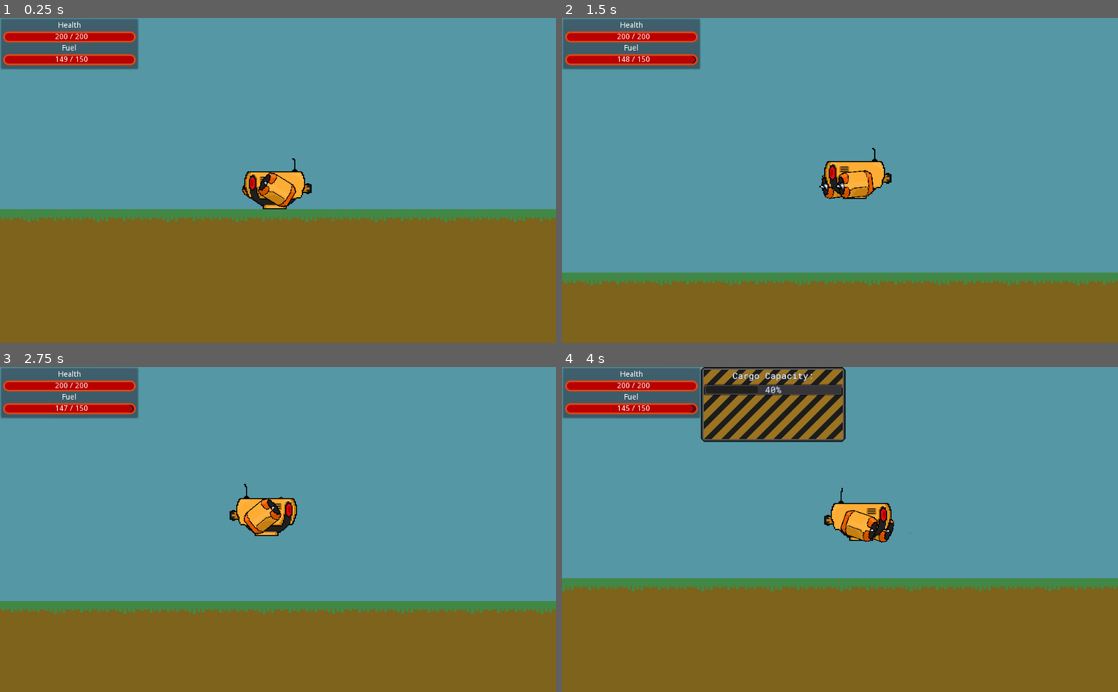
Above: before the commit, frames 1-4 (two rows, left to right).
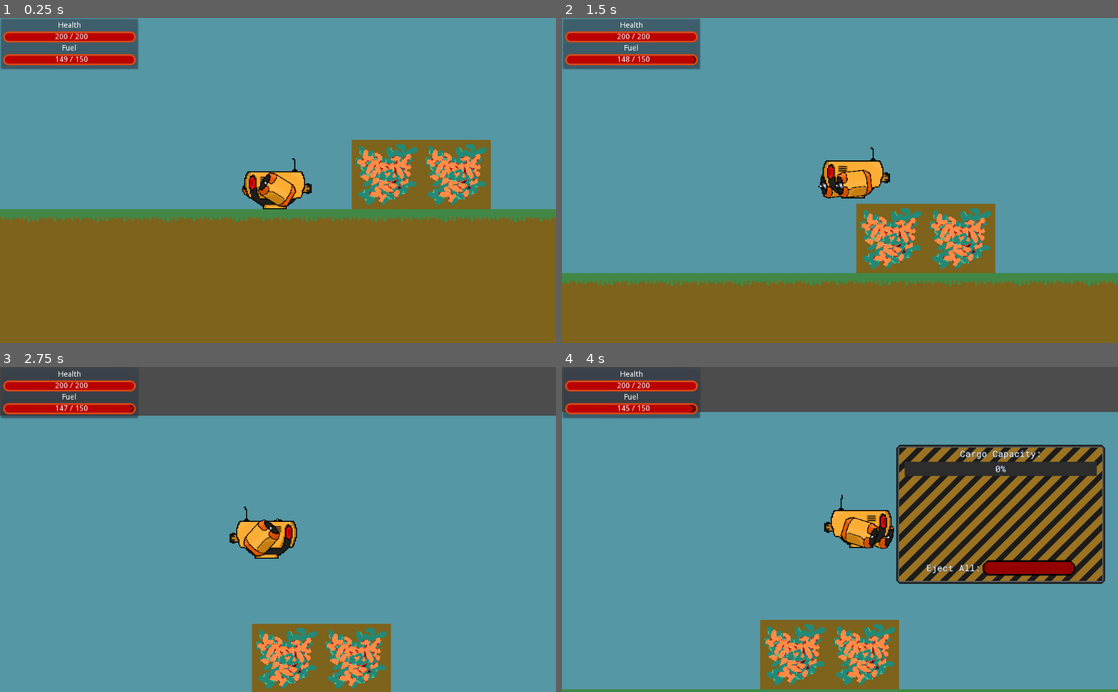
Above: after the commit, the same moments.

Repository: G3orge26/Deeper
Game: Godot game, scene res://Scenes/World/World.tscn
Two runs of this game, one before a commit and one after it. Both use one fixed random seed, a clock stepped at 60 frames per second and the inputs below.
Inputs (mouse positions are in pixels of both pictures, inside the frame that each line leads up to):
- Up to frame 1 (0.25 s): no input
- Up to frame 2 (1.5 s): move the mouse to (962, 164) at 0.52 s; press the mouse at (962, 164) at 0.53 s; hold D (right) from 0.53 s (still down); tap W (up) at 0.77, 0.8, 1.07, 1.35 s; move the mouse to (728, 196) at 1.27 s; release the mouse at (728, 196) at 1.28 s
- Up to frame 3 (2.75 s): tap W (up) at 1.52, 1.82, 2.3 s; click (166, 545) at 1.55 s; move the mouse to (333, 458) at 2.02 s; release D (right) at 2.03 s; hold A (left) from 2.03 s (still down); tap F6 (F6) at 2.1 s
- Up to frame 4 (4 s): move the mouse to (812, 594) at 2.77 s; release A (left) at 2.78 s; hold D (right) from 2.78 s (still down); click (812, 594) at 2.85 s; tap W (up) at 3.02, 3.32, 3.77, 3.8 s; move the mouse to (1006, 578) at 3.52 s; tap Space (Space) at 3.6 s

The runs differ from the first frame. In frame 1, 5.4% of the frame differs, in the area x 63-89%, y 37-59%; in frame 2, 7.1%; in frame 3, 41%; in frame 4, 63%, in the area x 0-100%, y 0-100%.

Commit message:
Inventory Fully Functional
	-known issues:
		If window is open after while loading, bar updates, cargo requires window refresh

Changed Mouse Input Handling

	- _unhandled_input is now used. This allows pressing buttons without extending drills

Diff:
--- a/Assets/Shaders/Map.gdshader
+++ b/Assets/Shaders/Map.gdshader
@@ -9,7 +9,6 @@
     float blue  = (colorRGBA1.b * (255.0 - colorRGBA2.a) + colorRGBA2.b * colorRGBA2.a) / 255.0;
     return vec4(red,green,blue,alpha);
 }
-
 
 void fragment(){
     //vec4 A = texture(TEXTURE, UV);
--- a/Assets/Themes/Container_Theme.tres
+++ b/Assets/Themes/Container_Theme.tres
@@ -23,6 +23,33 @@
 corner_radius_bottom_left = 5
 corner_detail = 1
 
+[sub_resource type="StyleBoxFlat" id=6]
+content_margin_left = 10.0
+content_margin_right = 10.0
+bg_color = Color( 0.180392, 0.180392, 0.180392, 1 )
+border_width_left = 2
+border_width_top = 2
+border_width_right = 2
+border_width_bottom = 2
+border_color = Color( 1, 0.0117647, 0.0117647, 0 )
+expand_margin_left = 2.0
+expand_margin_right = 2.0
+expand_margin_top = 2.0
+expand_margin_bottom = 2.0
+shadow_color = Color( 0.937255, 0.137255, 0.137255, 0 )
+shadow_size = 5
+
+[sub_resource type="StyleBoxFlat" id=7]
+bg_color = Color( 0.0196078, 0.635294, 0, 1 )
+border_width_left = 1
+border_width_top = 1
+border_width_right = 1
+border_width_bottom = 1
+border_color = Color( 0, 0, 0, 1 )
+corner_detail = 1
+shadow_color = Color( 1, 0.282353, 0, 0 )
+shadow_size = 5
+
 [sub_resource type="StyleBoxFlat" id=3]
 bg_color = Color( 0.6, 0.6, 0.6, 0 )
 
@@ -39,6 +66,8 @@
 default_font = SubResource( 5 )
 Panel/styles/panel = SubResource( 1 )
 PanelContainer/styles/panel = SubResource( 2 )
+ProgressBar/styles/bg = SubResource( 6 )
+ProgressBar/styles/fg = SubResource( 7 )
 RichTextLabel/colors/default_color = Color( 0, 0, 0, 1 )
 RichTextLabel/colors/font_color_selected = Color( 0, 0, 0, 1 )
 RichTextLabel/colors/font_color_shadow = Color( 0, 0, 0, 1 )
--- a/Scenes/Player/Player.gd
+++ b/Scenes/Player/Player.gd
@@ -13,8 +13,6 @@
 var gamemap
 var motion = Vector2()
 
-signal block_destroyed(tid)
-
 #Saveable Properties
 
 var HP = 200
@@ -26,11 +24,17 @@
 var time = 0
 
 var drill_power = 1
-var drill_speed = 0.2
+var drill_speed = 0.5
 
 var cargo_max_weight = 500
 var cargo_weight = 0
 var cargo = {}
+
+func _unhandled_input(event):
+	if event.is_action_pressed("Lclick"):
+		ani_fsm.travel("Drill")
+	elif event.is_action_released("Lclick"):
+		ani_fsm.travel("Idle")
 
 func _ready():
 	ani_fsm = $AnimationTree.get("parameters/playback")
@@ -81,11 +85,10 @@
 		# automatic slowing down
 		motion.x = lerp(motion.x, 0, 0.2)
 
-	if Input.is_action_pressed("Lclick"):
-		ani_fsm.travel("Drill")
-		pass
-	elif Input.is_action_just_released("Lclick"):
-		ani_fsm.travel("Idle")
+#	if Input.is_action_pressed("Lclick"):
+#		ani_fsm.travel("Drill")
+#	elif Input.is_action_just_released("Lclick"):
+#		ani_fsm.travel("Idle")
 
 	if is_on_floor():
 		if Input.is_action_just_pressed("up"):
@@ -160,7 +163,6 @@
 	cargo_max_weight = data.cargo_max_weight
 	cargo_weight = data.cargo_weight
 
-
 func check_cargo_weight(loot):
 	# if loot to be added wont fit
 	if cargo_weight + (loot.x * loot.y) > cargo_max_weight:
@@ -177,6 +179,7 @@
 	var goods = check_cargo_weight(loot)
 	cargo[str(tid)] = { "quantity" : goods.x, "weight" : goods.y}
 	cargo_weight += goods.y
+	Globals.Inventory.call("_on_cargo_added", goods, tid)
 
 func update_cargo_entry(loot, tid):
 	var goods = check_cargo_weight(loot)
@@ -186,6 +189,7 @@
 	cur_weight += goods.y
 	cargo[str(tid)] = { "quantity" : cur_quantity, "weight" : cur_weight}
 	cargo_weight += goods.y
+	Globals.Inventory.call("_on_cargo_added", goods, tid)
 
 # loot is a vec2. X contains quantity, Y contains wbase weight
 func update_cargo(loot, tid):
@@ -196,8 +200,18 @@
 
 func _on_loot_block(tid):
 	var loot = GameData.get_loot(tid)
+	# loot is tile that doesnt yield any resources
+	if(loot.x == 0 && loot.y == 0):
+		return
 	update_cargo(loot, tid)
 
 func _on_PlayerChar_block_destroyed(tid):
-
-	pass # Replace with function body.
+	pass # Replace with function body.
+
+# If tid = null, eject all else eject tid only
+func eject_cargo(tid):
+	if(tid == null):
+		cargo = {}
+		cargo_weight = 0
+		return
+	# TO DO, implement single tid ejection
--- /dev/null
+++ b/Scenes/UI/Inventory.gd
@@ -0,0 +1,139 @@
+extends PanelContainer
+
+const FLASH_THRESHOLD	= 0.75
+const FLASH_STEP		= 8
+const FLASH_MIN			= 127
+const FLASH_MAX			= 255
+const CLD_NAME			= 0
+const CLD_WEIGHT		= 1
+
+var world
+onready var bar = $VBoxContainer/MarginContainer/CapacityBar
+var forward: bool = true
+
+
+func _ready():
+	world = get_node("/root/World")
+	Globals.Inventory = self
+	pass # Replace with function body.
+
+func _process(delta):
+	if Input.is_action_just_pressed("Inventory"):
+		self.visible = not self.visible
+	if self.visible:
+		update_weight_bar()
+		weight_bar_animation()
+		bar_flashing()
+
+func bar_flashing():
+	var bar_val = bar.value
+	var bar_max = bar.max_value
+
+	var btheme = bar.theme.get("ProgressBar/styles/bg")
+	var outline_shadow = btheme.get("shadow_color")
+
+	if(bar_val / bar_max < FLASH_THRESHOLD):
+		outline_shadow.a8 = 0
+		btheme.set("shadow_color", outline_shadow)
+		return
+	elif outline_shadow.a8 == 0:
+		forward = true
+		outline_shadow.a8 = FLASH_MIN
+		btheme.set("shadow_color", outline_shadow)
+
+
+	match forward:
+		true:
+			outline_shadow.a8 += FLASH_STEP
+		false:
+			outline_shadow.a8 -= FLASH_STEP
+
+	clamp(outline_shadow.a8, FLASH_MIN, FLASH_MAX)
+
+	match outline_shadow.a8:
+		FLASH_MIN:
+			forward = true
+		FLASH_MAX:
+			forward = false
+
+	btheme.set("shadow_color", outline_shadow)
+
+
+func weight_bar_animation():
+	var value = bar.value
+	var max_val = bar.max_value
+	var btheme = bar.theme
+	var bfg = btheme.get("ProgressBar/styles/fg")
+	var ratio = value/max_val
+	var bar_color = lerp(Color.green, Color.red, ratio)
+	bfg.bg_color = bar_color
+	pass
+
+func update_weight_bar():
+	var player = world.get_node("Player").get_child(0)
+	var inv_weight = player.cargo_weight
+	var inv_max = player.cargo_max_weight
+	bar.max_value = inv_max
+	bar.value = inv_weight
+
+func _on_cargo_added(loot, tid):
+	var loot_name = GameData.get_tid_as_string(tid)
+	var ore_list = $VBoxContainer/ScrollContainer/OreList
+	var entry = ore_list.find_node(loot_name, false, false)
+
+	if entry == null:
+		var new_node = create_inventory_nodes_empty(loot_name)
+		entry = new_node
+
+	var weight_node = entry.get_child(CLD_WEIGHT)
+	var weight = int(weight_node.text)
+	weight += loot.y
+	weight_node.text = str(weight)
+
+func create_inventory_nodes_empty(node_name):
+	var line = HSplitContainer.new()
+	var name_lbl = Label.new()
+	var weight_lbl = Label.new()
+	line.name = node_name
+	name_lbl.name = "ore"
+	name_lbl.align = Label.ALIGN_LEFT
+	name_lbl.text = node_name
+	weight_lbl.name = "weight"
+	weight_lbl.align = Label.ALIGN_RIGHT
+	line.add_child(name_lbl)
+	line.add_child(weight_lbl)
+	$VBoxContainer/ScrollContainer/OreList.add_child(line)
+	return line
+
+func create_inventory_nodes(node_name, weight):
+	var new_node = create_inventory_nodes_empty(node_name)
+	var weight_node = new_node.get_child(CLD_WEIGHT)
+	weight_node.text = str(weight)
+
+func clear_all_inventory_nodes():
+	var orelist = $VBoxContainer/ScrollContainer/OreList
+	var children = orelist.get_children()
+	for child in children:
+		orelist.remove_child(child)
+		child.free()
+
+func _on_Inventory_visible():
+	var player = world.get_node("Player").get_child(0)
+	var inv = player.cargo
+	update_weight_bar()
+	if(self.visible):
+		if inv != null:
+			for tid in inv:
+				var entry = inv.get(tid)
+				var entry_name = GameData.get_tid_as_string(tid)
+				var entry_weight = entry.weight
+				if(entry_weight > 0):
+					create_inventory_nodes(entry_name, entry_weight)
+	else:
+		clear_all_inventory_nodes()
+
+
+func _on_EjectButton_pressed():
+	var player = world.get_node("Player").get_child(0)
+	player.eject_cargo(null)
+	clear_all_inventory_nodes()
--- a/Scenes/UI/Inventory.tscn
+++ b/Scenes/UI/Inventory.tscn
@@ -1,46 +1,170 @@
-[gd_scene load_steps=2 format=2]
+[gd_scene load_steps=7 format=2]
 
 [ext_resource path="res://Assets/Themes/Container_Theme.tres" type="Theme" id=1]
+[ext_resource path="res://Scenes/UI/Inventory.gd" type="Script" id=2]
+
+[sub_resource type="StyleBoxFlat" id=4]
+bg_color = Color( 0.772549, 0.0431373, 0.0431373, 1 )
+border_width_left = 3
+border_width_top = 3
+border_width_right = 3
+border_width_bottom = 3
+border_color = Color( 0.117647, 0.117647, 0.117647, 1 )
+corner_radius_top_left = 8
+corner_radius_top_right = 8
+corner_radius_bottom_right = 8
+corner_radius_bottom_left = 8
+corner_detail = 1
+shadow_color = Color( 1, 0.701961, 0, 1 )
+shadow_size = 5
+
+[sub_resource type="StyleBoxFlat" id=1]
+bg_color = Color( 0.588235, 0, 0, 1 )
+border_width_left = 3
+border_width_top = 3
+border_width_right = 3
+border_width_bottom = 3
+border_color = Color( 0, 0, 0, 1 )
+corner_radius_top_left = 8
+corner_radius_top_right = 8
+corner_radius_bottom_right = 8
+corner_radius_bottom_left = 8
+corner_detail = 1
+shadow_color = Color( 0.611765, 0.0823529, 0.0823529, 0 )
+
+[sub_resource type="StyleBoxFlat" id=2]
+bg_color = Color( 0.431373, 0, 0, 1 )
+border_width_left = 3
+border_width_top = 3
+border_width_right = 3
+border_width_bottom = 3
+border_color = Color( 0, 0, 0, 1 )
+corner_radius_top_left = 8
+corner_radius_top_right = 8
+corner_radius_bottom_right = 8
+corner_radius_bottom_left = 8
+corner_detail = 1
+
+[sub_resource type="Theme" id=3]
+Button/colors/font_color = Color( 0, 0, 0, 1 )
+Button/colors/font_color_disabled = Color( 0, 0, 0, 1 )
+Button/colors/font_color_focus = Color( 0, 0, 0, 1 )
+Button/colors/font_color_hover = Color( 0, 0, 0, 1 )
+Button/colors/font_color_pressed = Color( 0, 0, 0, 1 )
+Button/constants/hseparation = 0
+Button/fonts/font = null
+Button/styles/disabled = null
+Button/styles/focus = null
+Button/styles/hover = SubResource( 4 )
+Button/styles/normal = SubResource( 1 )
+Button/styles/pressed = SubResource( 2 )
 
 [node name="Inventory" type="PanelContainer"]
-margin_right = 266.0
-margin_bottom = 138.0
-rect_min_size = Vector2( 266, 138 )
+margin_left = 512.0
+margin_top = 128.0
+margin_right = 896.0
+margin_bottom = 384.0
+rect_min_size = Vector2( 256, 128 )
 theme = ExtResource( 1 )
+script = ExtResource( 2 )
+__meta__ = {
+"_edit_group_": true
+}
 
 [node name="Panel" type="Panel" parent="."]
 margin_left = 5.0
 margin_top = 5.0
-margin_right = 261.0
-margin_bottom = 133.0
+margin_right = 379.0
+margin_bottom = 251.0
 theme = ExtResource( 1 )
 
 [node name="VBoxContainer" type="VBoxContainer" parent="."]
 margin_left = 5.0
 margin_top = 5.0
-margin_right = 261.0
-margin_bottom = 133.0
+margin_right = 379.0
+margin_bottom = 251.0
+alignment = 1
 
-[node name="Label" type="Label" parent="VBoxContainer"]
-margin_right = 256.0
+[node name="Cargo Capacity" type="Label" parent="VBoxContainer"]
+margin_right = 374.0
 margin_bottom = 22.0
 text = "Cargo Capacity:"
 align = 1
 
-[node name="ProgressBar" type="ProgressBar" parent="VBoxContainer"]
+[node name="MarginContainer" type="MarginContainer" parent="VBoxContainer"]
 margin_top = 26.0
-margin_right = 256.0
-margin_bottom = 48.0
+margin_right = 374.0
+margin_bottom = 52.0
+custom_constants/margin_right = 10
+custom_constants/margin_left = 10
+
+[node name="CapacityBar" type="ProgressBar" parent="VBoxContainer/MarginContainer"]
+margin_left = 10.0
+margin_right = 364.0
+margin_bottom = 26.0
+size_flags_horizontal = 3
+size_flags_vertical = 3
+theme = ExtResource( 1 )
 step = 1.0
-value = 40.0
+value = 50.0
 
 [node name="ScrollContainer" type="ScrollContainer" parent="VBoxContainer"]
-margin_top = 52.0
-margin_right = 256.0
-margin_bottom = 128.0
+margin_top = 56.0
+margin_right = 374.0
+margin_bottom = 204.0
 size_flags_horizontal = 3
 size_flags_vertical = 3
 
 [node name="OreList" type="VBoxContainer" parent="VBoxContainer/ScrollContainer"]
+margin_right = 374.0
+size_flags_horizontal = 3
+
+[node name="Ore_name" type="HSplitContainer" parent="VBoxContainer/ScrollContainer/OreList"]
+visible = false
 margin_right = 256.0
+margin_bottom = 22.0
+dragger_visibility = 2
+
+[node name="name" type="Label" parent="VBoxContainer/ScrollContainer/OreList/Ore_name"]
+margin_right = 60.0
+margin_bottom = 22.0
+text = "Copper"
+align = 1
+
+[node name="weight" type="Label" parent="VBoxContainer/ScrollContainer/OreList/Ore_name"]
+margin_left = 60.0
+margin_right = 256.0
+margin_bottom = 22.0
+text = "313"
+align = 1
+
+[node name="MarginContainer2" type="MarginContainer" parent="VBoxContainer"]
+margin_top = 208.0
+margin_right = 374.0
+margin_bottom = 246.0
+custom_constants/margin_right = 50
+custom_constants/margin_left = 50
+custom_constants/margin_bottom = 10
+
+[node name="HBoxContainer" type="HBoxContainer" parent="VBoxContainer/MarginContainer2"]
+margin_left = 50.0
+margin_right = 324.0
+margin_bottom = 28.0
+alignment = 1
+
+[node name="EjectLabel" type="Label" parent="VBoxContainer/MarginContainer2/HBoxContainer"]
+margin_top = 3.0
+margin_right = 100.0
+margin_bottom = 25.0
+text = "Eject All:"
+
+[node name="EjectButton" type="Button" parent="VBoxContainer/MarginContainer2/HBoxContainer"]
+margin_left = 104.0
+margin_right = 274.0
+margin_bottom = 28.0
 size_flags_horizontal = 3
+size_flags_vertical = 3
+theme = SubResource( 3 )
+
+[connection signal="visibility_changed" from="." to="." method="_on_Inventory_visible"]
+[connection signal="pressed" from="VBoxContainer/MarginContainer2/HBoxContainer/EjectButton" to="." method="_on_EjectButton_pressed"]
--- a/Scenes/World/TileMap.gd
+++ b/Scenes/World/TileMap.gd
@@ -47,7 +47,7 @@
 	if(last_tile_health > last_tile_max_health):
 		$DMG.visible = false
 		set_cellv(cell, TID.Sky)
-		get_parent().get_parent().get_node("Player").get_child(0).emit_signal("block_destroyed", cell_tid)
+		get_node("/root/World/Player").get_child(0).call("_on_loot_block", cell_tid)
 	last_tile_ttl = TILE_DMG_TTL
 
 func clearDmg():
--- a/Scenes/World/World.tscn
+++ b/Scenes/World/World.tscn
@@ -13,10 +13,10 @@
 
 [node name="Inventory" parent="UI" instance=ExtResource( 5 )]
 visible = false
-margin_left = 256.0
-margin_top = 0.0
-margin_right = 512.0
-margin_bottom = 128.0
+margin_left = 616.0
+margin_top = 144.0
+margin_right = 1000.0
+margin_bottom = 400.0
 
 [node name="Player" type="Node" parent="."]
 
@@ -26,6 +26,4 @@
 [node name="TileMap" type="Node" parent="."]
 
 [node name="Map" parent="TileMap" instance=ExtResource( 1 )]
-tile_data = PoolIntArray( -196609, 4, 0, -262144, 4, 0, -262 …(1669 unchanged characters)…  0, -65524, 4, 0, -65523, 4, 0, -65522, 4, 0, -65521, 4, 0, -65520, 4, 0, -65519, 4, 0, -65518, …(985 unchanged characters)…
-
-[connection signal="block_destroyed" from="Player/PlayerChar" to="Player/PlayerChar" method="_on_loot_block"]
+tile_data = PoolIntArray( -196609, 4, 0, -262144, 4, 0, -262 …(1669 unchanged characters)…  0, -65524, 4, 0, -65523, 4, 0, -65522, 2, 0, -65521, 2, 0, -65520, 4, 0, -65519, 4, 0, -65518, …(985 unchanged characters)…
--- a/Scripts/GameData.gd
+++ b/Scripts/GameData.gd
@@ -4,9 +4,19 @@
 # about various blocks in the game
 var BlockData = {}
 
+# Array [tid]: blockName, populated after json is read
+var BlockName = []
+
 func _ready():
 	load_block_data()
+	retrieve_names()
 	pass # Replace with function body.
+
+func retrieve_names():
+	for tid in BlockData:
+		var entry = BlockData.get(str(tid))
+		BlockName.push_back(entry.name)
+	pass
 
 func load_block_data():
 	var block_data_file = File.new()
@@ -27,6 +37,9 @@
 		if block.has("hp"):
 			return block["hp"]
 
+func get_tid_as_string(tid):
+	return BlockName[int(tid)]
+
 func get_loot(tid):
 	if BlockData.has(str(tid)):
 		var block = BlockData[str(tid)]
--- /dev/null
+++ b/Scripts/Globals.gd
@@ -0,0 +1,7 @@
+extends Node
+
+# Global Accessible Reference to the Inventory Node
+var Inventory
+
+func _ready():
+	pass # Replace with function body.
--- a/project.godot
+++ b/project.godot
@@ -16,6 +16,7 @@
 
 [autoload]
 
+Globals="*res://Scripts/Globals.gd"
 GameData="*res://Scripts/GameData.gd"
 Common="*res://Scripts/Common.gd"
 
@@ -65,6 +66,11 @@
 "events": [ Object(InputEventKey,"resource_local_to_scene":false,"resource_name":"","device":0,"alt":false,"shift":false,"control":false,"meta":false,"command":false,"pressed":false,"scancode":16777249,"physical_scancode":0,"unicode":0,"echo":false,"script":null)
  ]
 }
+Inventory={
+"deadzone": 0.5,
+"events": [ Object(InputEventKey,"resource_local_to_scene":false,"resource_name":"","device":0,"alt":false,"shift":false,"control":false,"meta":false,"command":false,"pressed":false,"scancode":73,"physical_scancode":0,"unicode":0,"echo":false,"script":null)
+ ]
+}
 
 [physics]
 
Not shown: 1 places in Assets/Themes/Container_Theme.tres that only renumber resources
